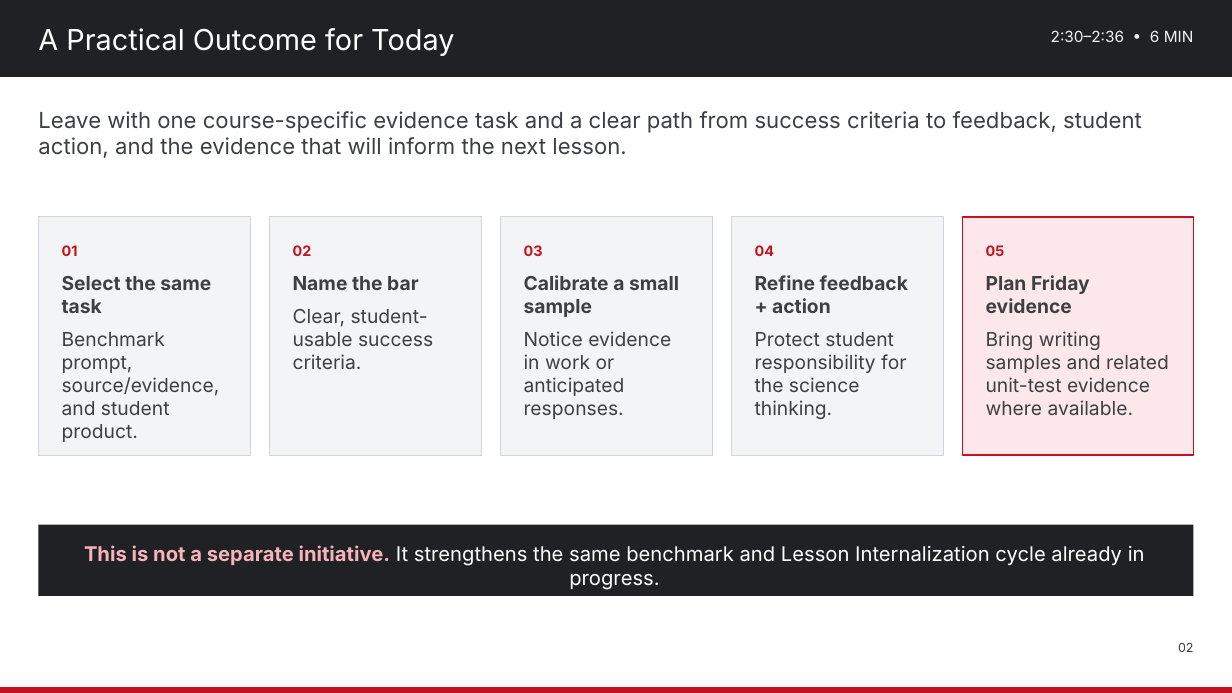
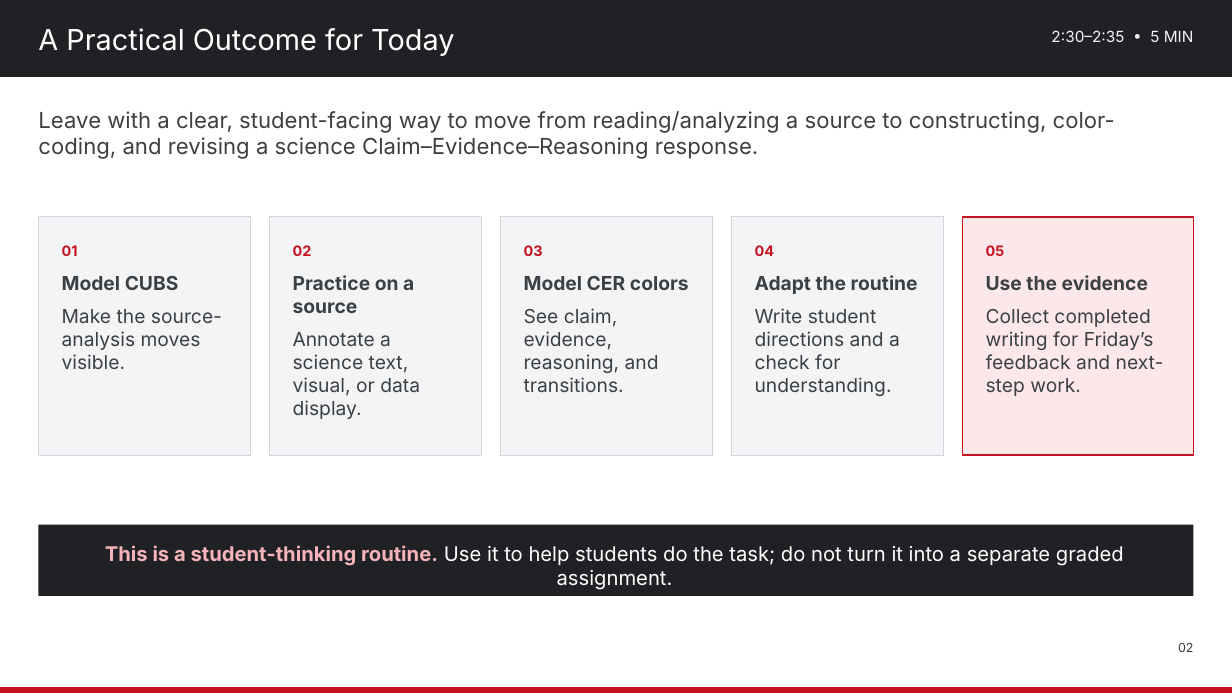
Before and after one commit to nbhs-science/nbhs-science, a slide deck: slide 2 of assets/plc/2026-10-28_Science_Department_PD_Strengthening_Science_Literacy.pptx. Drawn at 1232x693 pixels with LibreOffice and Linux fonts; fonts in the diff are those of the drawing. Boxes give left, top, right and bottom in pixels: in the first picture for what was removed or moved away, otherwise in the second. Text is boxed around its words. In the diff, an @@ line names an element or a change of style, - is before the commit and + after.

Commit message:
Revise Oct. 26–30 science literacy materials
Replace all four agendas and editable decks; add the Biology HS-LS2-1 benchmark resource. The sequence now moves from teacher-as-student benchmark analysis to lesson planning, CUBS/CER strategy instruction, completed student writing, written feedback, and a standard-mastery next step.

```diff
--- a/assets/plc/2026-10-28_Science_Department_PD_Strengthening_Science_Literacy.pptx
+++ b/assets/plc/2026-10-28_Science_Department_PD_Strengthening_Science_Literacy.pptx
@@ text at [1051,30,1194,42]: text changed @@
-2:30–2:36 • 6 MIN
+2:30–2:35 • 5 MIN
@@ text at [38,111,1115,159]: text changed @@
-Leave with one course-specific evidence task and a clear path from success criteria to feedback, student action, and the evidence that will inform the next lesson.
+Leave with a clear, student-facing way to move from reading/analyzing a source to constructing, color-coding, and revising a science Claim–Evidence–Reasoning response.
@@ text at [62,276,222,369]: text changed @@
-Select the same task
-Benchmark prompt, source/evidence, and student product.
+Model CUBS
+Make the source-analysis moves visible.
@@ text at [293,275,420,419]: text changed @@
-Name the bar
-Clear, student-usable success criteria.
+Practice on a source
+Annotate a science text, visual, or data display.
@@ text at [524,276,689,392]: text changed @@
-Calibrate a small sample
-Notice evidence in work or anticipated responses.
+Model CER colors
+See claim, evidence, reasoning, and transitions.
@@ text at [755,275,918,396]: text changed @@
-Refine feedback + action
-Protect student responsibility for the science thinking.
+Adapt the routine
+Write student directions and a check for understanding.
@@ text at [986,275,1164,396]: text changed @@
-Plan Friday evidence
-Bring writing samples and related unit-test evidence where available.
+Use the evidence
+Collect completed writing for Friday’s feedback and next-step work.
@@ text at [105,545,1124,590]: text changed @@
-This is not a separate initiative. It strengthens the same benchmark and Lesson Internalization cycle already in progress.
+This is a student-thinking routine. Use it to help students do the task; do not turn it into a separate graded assignment.
```
Also in this commit, not shown: 4 other slides changed, 4 slides added, 4 slides removed, 8 other files.
